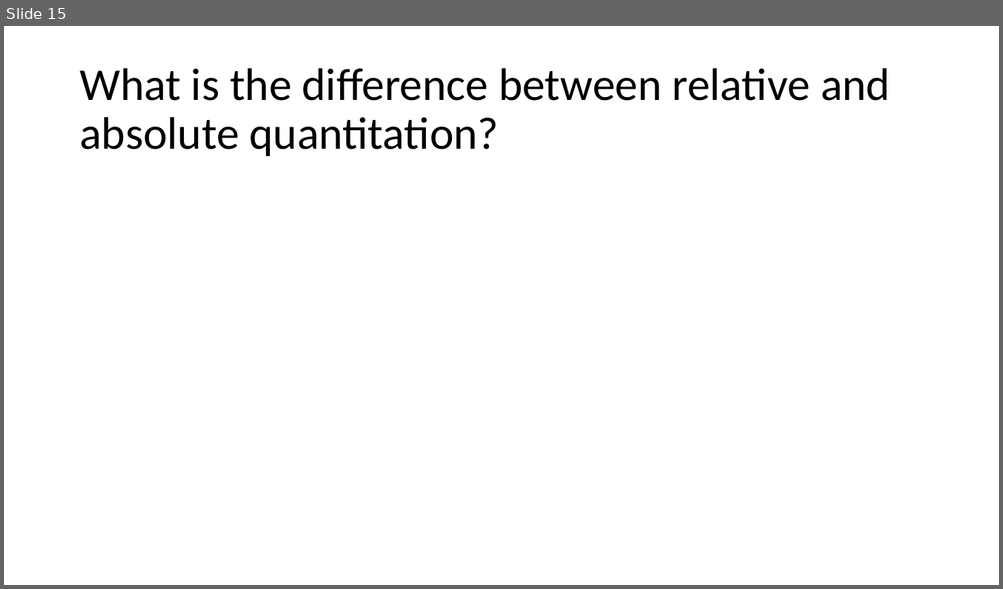
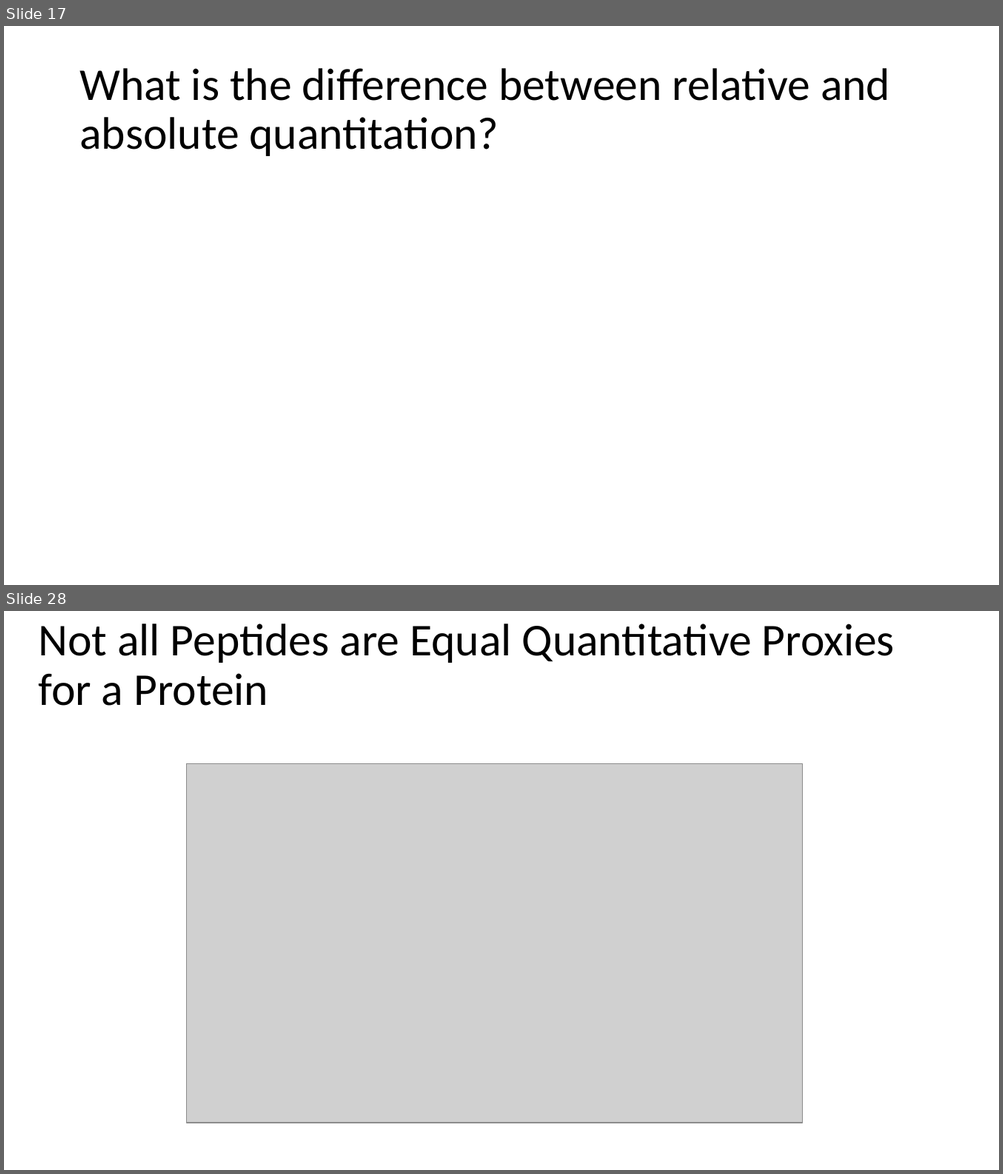
Before and after one commit to beliveau-lab/gen575, a slide deck: lectures/3.Quant101.Calibration.pptx. Shown one above the other, each under a label of ours: slide 15 before the commit, slides 17 and 28 after it; the slides between them are not shown. The pictures are 1003x589 and 1003x1174 pixels, drawn with LibreOffice and Linux fonts; fonts in the diff are those of the drawing; grey boxes stand for pictures. Boxes give left, top, right and bottom in pixels: in the first picture for what was removed or moved away, otherwise in the second. Text is boxed around its words. In the diff, an @@ line names an element or a change of style, - is before the commit and + after.

```diff
--- a/lectures/3.Quant101.Calibration.pptx
+++ b/lectures/3.Quant101.Calibration.pptx
@@ slide 28 added at (x1=4, y1=611, x2=999, y2=1170), background #FFFFFF @@
@@ title added at (x1=39, y1=624, x2=894, y2=706), 44 pt, text #000000 @@
+Not all Peptides are Equal Quantitative Proxies for a Protein
@@ picture added at (x1=187, y1=764, x2=802, y2=1123) @@
@@ what was slide 15 is now slide 17 @@
```
Also in this commit, not shown: 3 slides changed, 12 other slides added.
